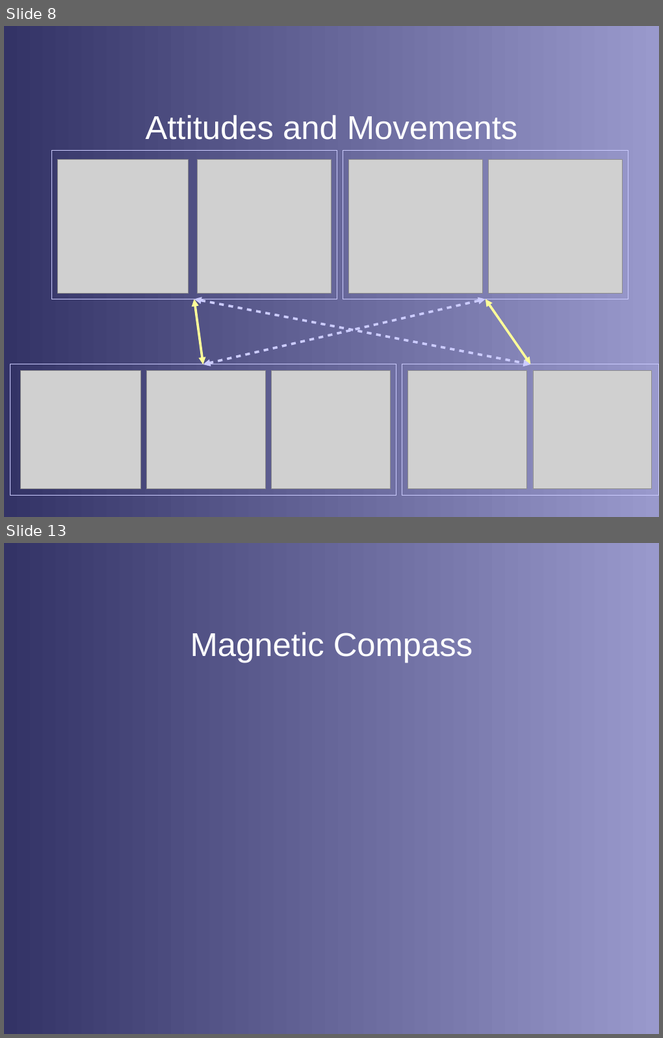
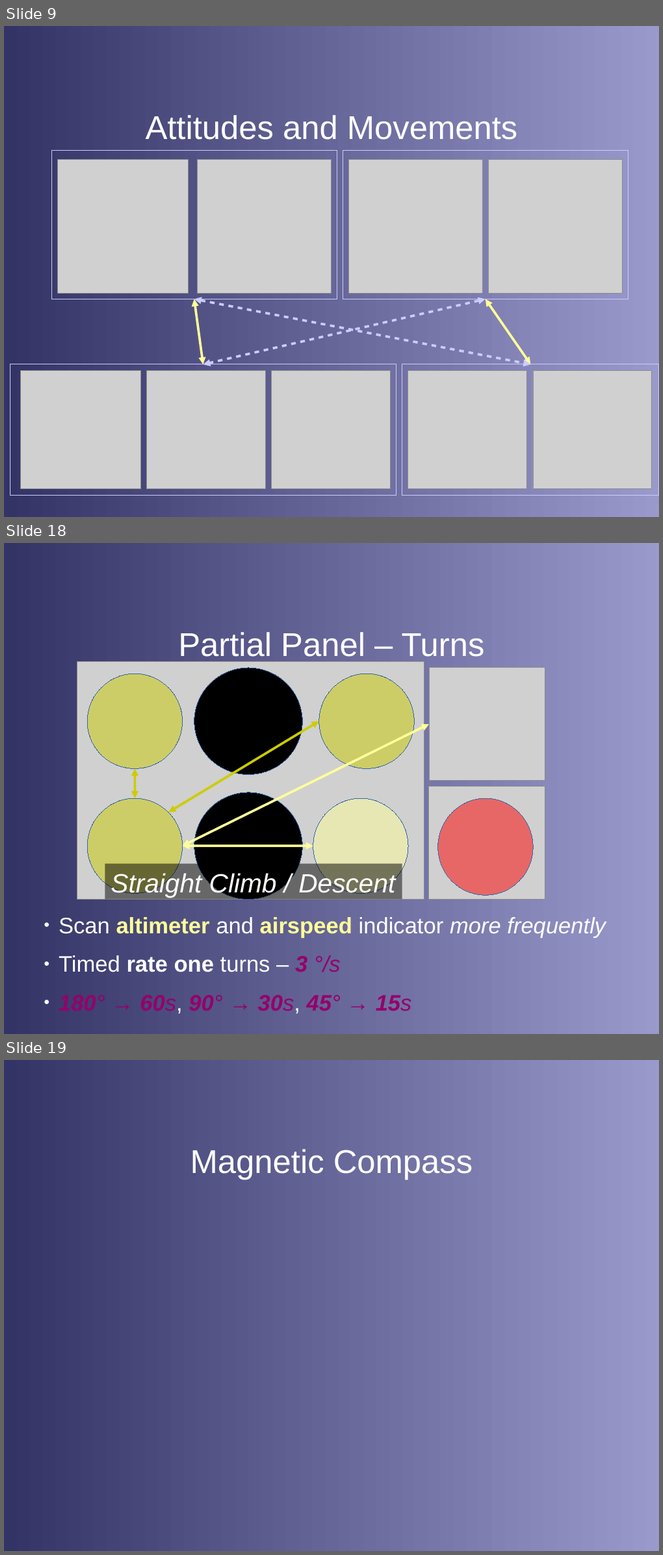
Before and after one commit to stephanheinemann/flight, a slide deck: FI/Instruments/Instruments.odp. Shown one above the other, each under a label of ours: slides 8 and 13 before the commit, slides 9, 18 and 19 after it; the slides between them are not shown. The pictures are 663x1038 and 663x1555 pixels, drawn with LibreOffice and Linux fonts; fonts in the diff are those of the drawing; grey boxes stand for pictures; background and template pictures are left out. Boxes give left, top, right and bottom in pixels: in the first picture for what was removed or moved away, otherwise in the second. Text is boxed around its words. In the diff, an @@ line names an element or a change of style, - is before the commit and + after.

```diff
--- a/FI/Instruments/Instruments.odp
+++ b/FI/Instruments/Instruments.odp
@@ slide 18 added at box(4, 543, 659, 1034), background gradient #333366 to #9999CC @@
@@ title added at box(178, 632, 485, 663), 40 pt, text #FFFFFF @@
+Partial Panel – Turns
@@ picture added at box(77, 662, 425, 900) @@
@@ ellipse added at box(87, 674, 182, 769), fill #CCCC00 at 50% opacity, outline #3465A4 0 pt @@
@@ ellipse added at box(194, 668, 302, 775), fill #000000, outline #3465A4 0 pt @@
@@ ellipse added at box(319, 674, 414, 769), fill #CCCC00 at 50% opacity, outline #3465A4 0 pt @@
@@ picture added at box(429, 668, 545, 781) @@
@@ double arrow added from (168, 813) to (319, 721), #CCCC00 2.89 pt @@
@@ double arrow added from (182, 846) to (429, 724), #FFFF99 2.89 pt @@
@@ double arrow added from (135, 798) to (135, 769), #CCCC00 2.89 pt @@
@@ ellipse added at box(194, 793, 302, 900), fill #000000, outline #3465A4 0 pt @@
@@ picture added at box(428, 787, 545, 900) @@
@@ ellipse added at box(87, 798, 182, 894), fill #CCCC00 at 50% opacity, outline #3465A4 0 pt @@
@@ ellipse added at box(313, 798, 408, 894), fill #FFFF99 at 50% opacity, outline #3465A4 0 pt @@
@@ ellipse added at box(438, 798, 533, 895), fill #FF0000 at 50% opacity, outline #3465A4 0 pt @@
@@ double arrow added from (182, 846) to (313, 846), #FFFF99 2.89 pt @@
@@ rectangle added at box(105, 864, 402, 900), fill #000000 at 50% opacity, 32 pt, text #FFFFFF, italic @@
+Straight Climb / Descent
@@ text added at box(59, 917, 606, 1014), 27.2 pt, text #FFFFFF @@
+● Scan altimeter and airspeed indicator more frequently
+● Timed rate one turns – 3 °/s
+● 180° → 60s, 90° → 30s, 45° → 15s
@@ what was slide 8 is now slide 9 @@
@@ what was slide 13 is now slide 19 @@
```
Also in this commit, not shown: 3 slides changed, 9 other slides added, 4 slides removed, 6 other files.
